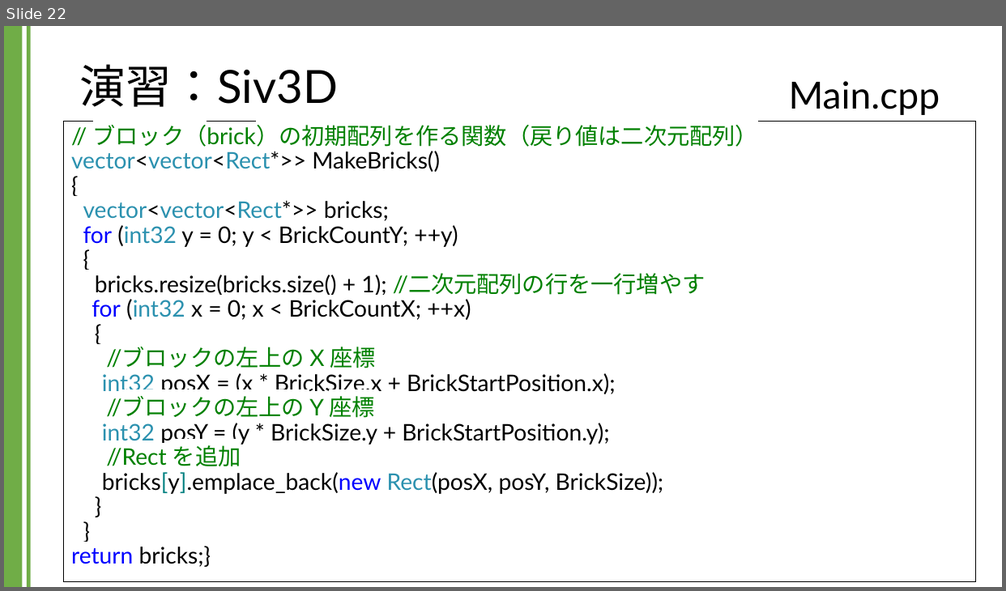
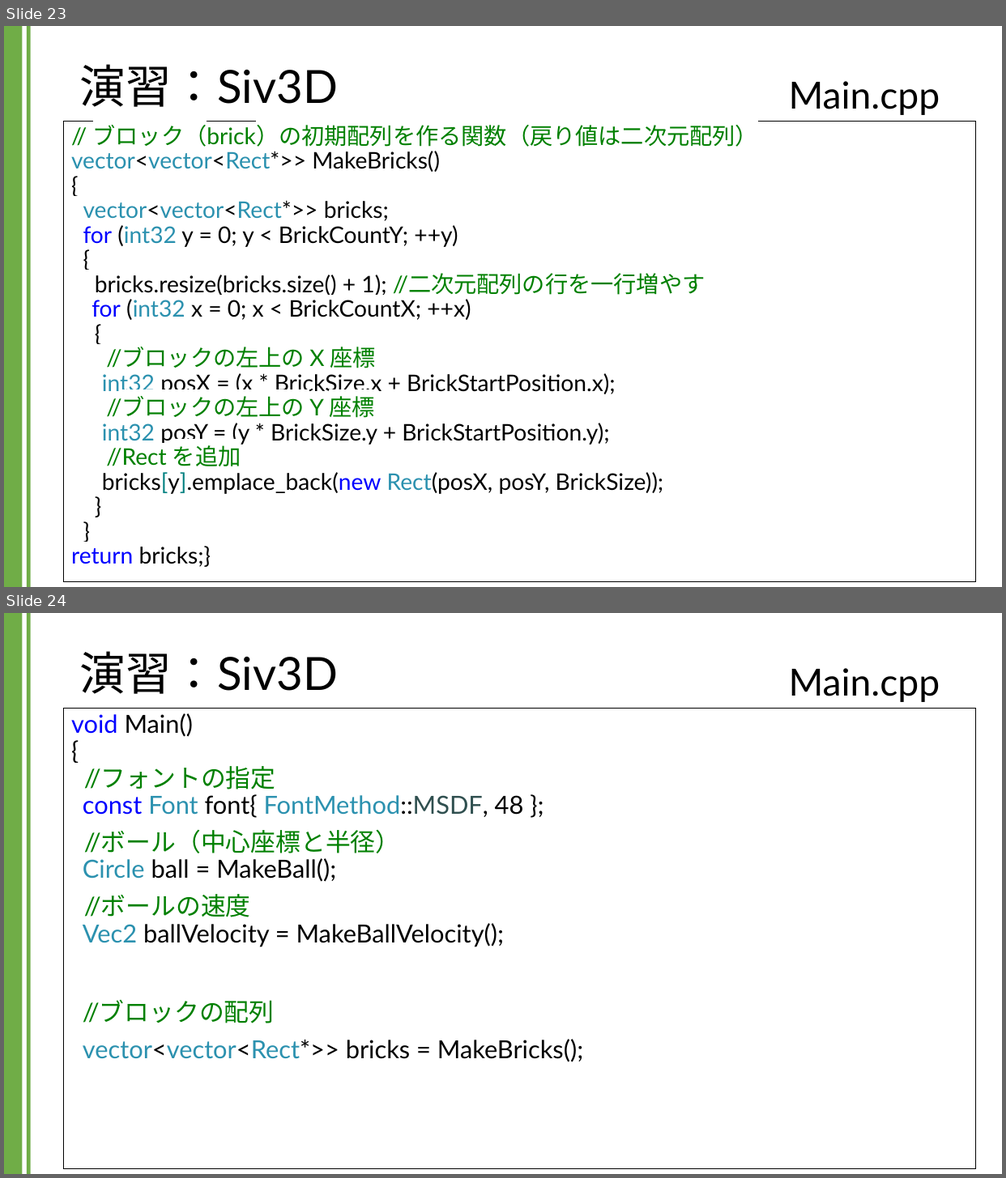
Before and after one commit to kic-murata/cpp2024, a slide deck: 授業資料/演習課題：Siv3D.pptx. Shown one above the other, each under a label of ours: slide 22 before the commit, slides 23 and 24 after it. The pictures are 1006x591 and 1006x1178 pixels, drawn with LibreOffice and Linux fonts; fonts in the diff are those of the drawing; background and template pictures are left out. Boxes give left, top, right and bottom in pixels: in the first picture for what was removed or moved away, otherwise in the second. Text is boxed around its words. In the diff, an @@ line names an element or a change of style, - is before the commit and + after.

```diff
--- a/授業資料/演習課題：Siv3D.pptx
+++ b/授業資料/演習課題：Siv3D.pptx
@@ slide 24 added at <box>4,613,1002,1174</box>, background #FFFFFF; not listed: 2 template elements that a slide beside it also shows @@
@@ title added at <box>80,651,338,694</box>, 44 pt, text #000000 @@
+演習：Siv3D
@@ text added at <box>789,668,940,702</box>, 36 pt, text #000000 @@
+Main.cpp
@@ rectangle added at <box>64,708,976,1169</box>, fill #FFFFFF, outline #000000 0.75 pt, 24 pt, text #000000 @@
+void Main()
+{
+//フォントの指定
+const Font font{ FontMethod::MSDF, 48 };
+//ボール（中心座標と半径）
+Circle ball = MakeBall();
+//ボールの速度
+Vec2 ballVelocity = MakeBallVelocity();
+//ブロックの配列
+vector<vector<Rect*>> bricks = MakeBricks();
@@ what was slide 22 is now slide 23 @@
```
Also in this commit, not shown: 1 slide changed, 5 other slides added, 1 other file.
